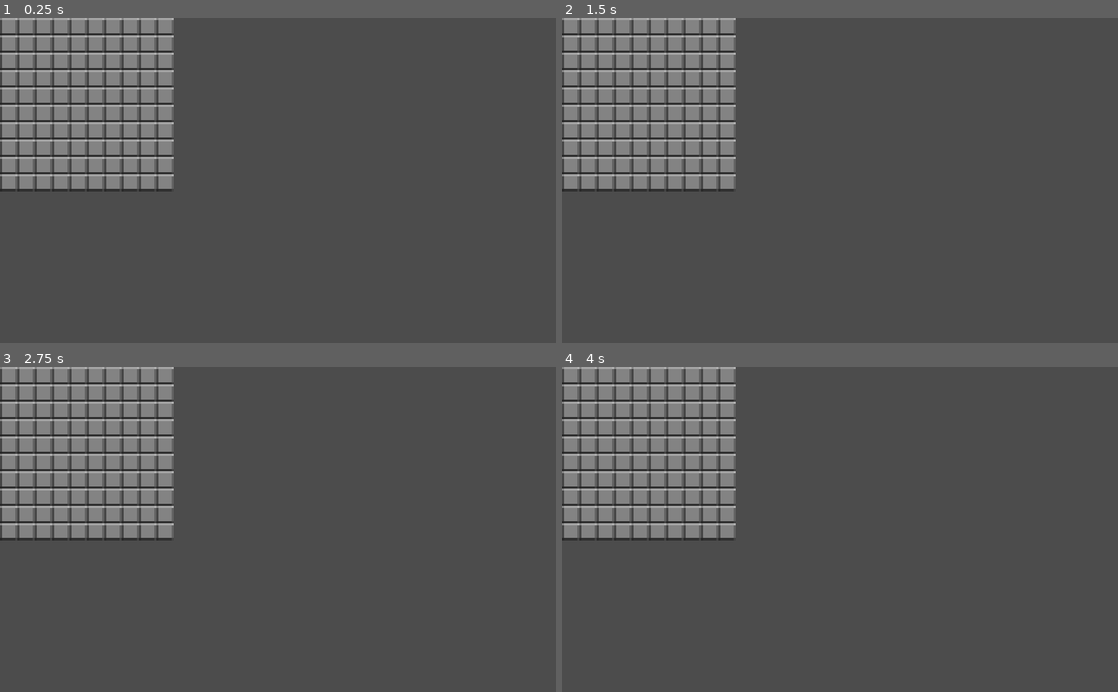
Above: before the commit, frames 1-4 (two rows, left to right).
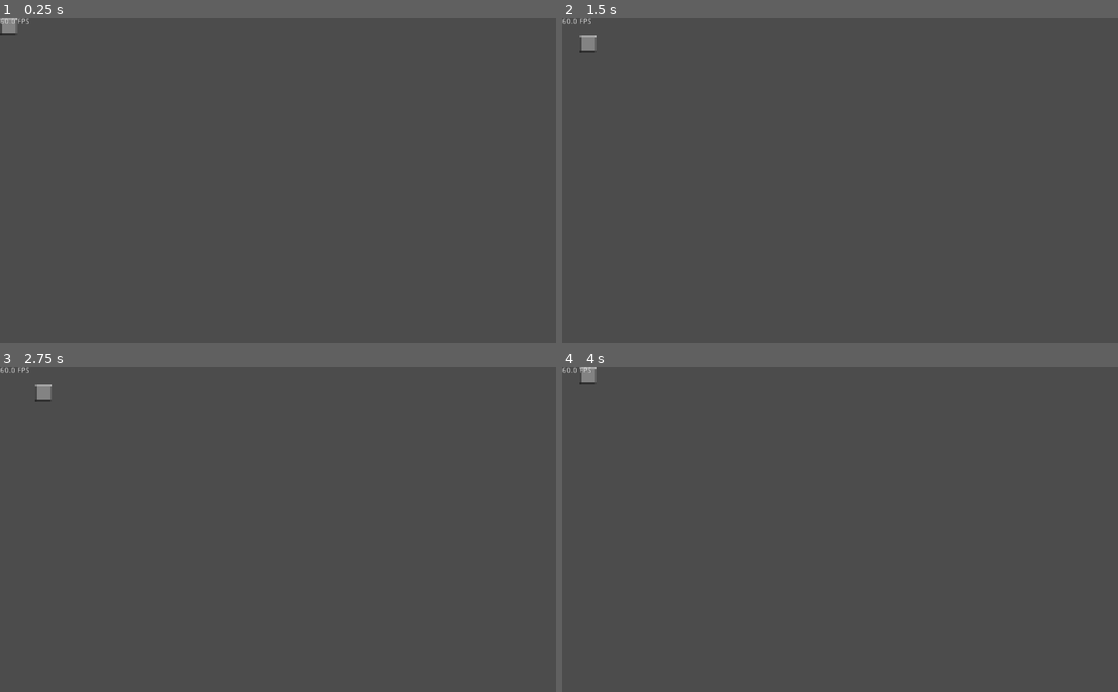
Above: after the commit, the same moments.

Repository: c2d7fa/tetromino-game
Game: Godot game, scene res://MainScene.tscn
Same seed, same stepped clock (60 frames per second), same inputs: the game is played once before the commit and once after it.
Inputs:
- Up to frame 1 (0.25 s): no input
- Up to frame 2 (1.5 s): tap Enter at 0.5 s; hold Right 0.53-1.28 s; tap Space at 1.25 s; hold Down from 1.28 s (still down)
- Up to frame 3 (2.75 s): tap Enter at 2 s; release Down at 2.03 s; hold Right from 2.03 s (still down)
- Up to frame 4 (4 s): tap Space at 2.75 s; release Right at 2.78 s; hold Up 2.78-3.53 s; tap Enter at 3.5 s; hold Left from 3.53 s (still down)

The runs differ from the first frame. In frame 1, 13% of the frame differs, in the area x 0-32%, y 0-54%; in frame 2, 13%; in frame 3, 13%; in frame 4, 13%.

Commit message:
Add single tile that can be moved around

Diff:
--- a/MainScene.tscn
+++ b/MainScene.tscn
@@ -6,8 +6,11 @@
 [node name="MainScene" type="Node2D"]
 script = ExtResource( 1 )
 
-[node name="FpsLabel" type="Label" parent="."]
-margin_right = 40.0
+[node name="UI" type="Node2D" parent="."]
+z_index = 1
+
+[node name="FpsLabel" type="Label" parent="UI"]
+margin_right = 58.0
 margin_bottom = 14.0
 text = "9999 FPS"
 script = ExtResource( 2 )
--- a/Scripts/FpsLabel.gd
+++ b/Scripts/FpsLabel.gd
@@ -2,4 +2,4 @@
 
 func _process(delta):
   if delta != 0:
-    self.text = "%.1f FPS" % (1 / delta)
+    text = "%.1f FPS" % (1 / delta)
--- a/Scripts/Main.gd
+++ b/Scripts/Main.gd
@@ -3,13 +3,28 @@
 const single_tile_scene = preload("res://Scenes/SingleTileGrey.tscn")
 const tile_width = 32
 
-func _add_tile_at(x, y):
-  var tile = single_tile_scene.instance()
-  tile.position = Vector2(x, y)
-  tile.name = "Tile"
-  self.add_child(tile)
+var tile = null
+var tile_x = 0
+var tile_y = 0
+
+func _update_tile_position():
+  tile.position = Vector2(tile_x * tile_width, tile_y * tile_width)
+
+func _unhandled_key_input(event):
+  if event.pressed:
+    match event.scancode:
+      KEY_UP:
+        tile_y -= 1
+      KEY_DOWN:
+        tile_y += 1
+      KEY_LEFT:
+        tile_x -= 1
+      KEY_RIGHT:
+        tile_x += 1
+    _update_tile_position()
 
 func _ready():
-  for x in range(0, 10):
-    for y in range(0, 10):
-      _add_tile_at(x * tile_width, y * tile_width)
+  tile = single_tile_scene.instance()
+  tile.name = "Tile"
+  _update_tile_position()
+  add_child(tile)
